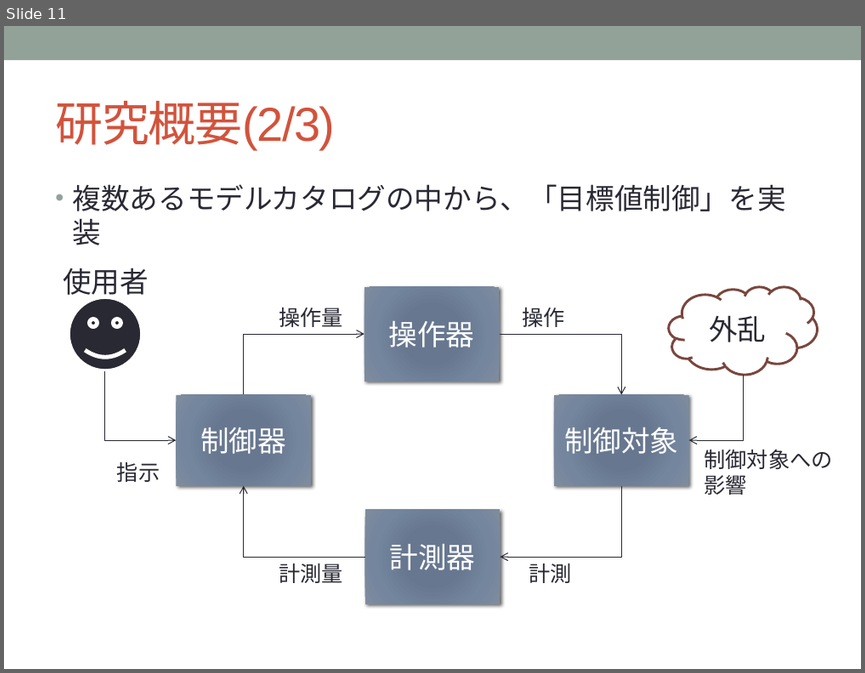
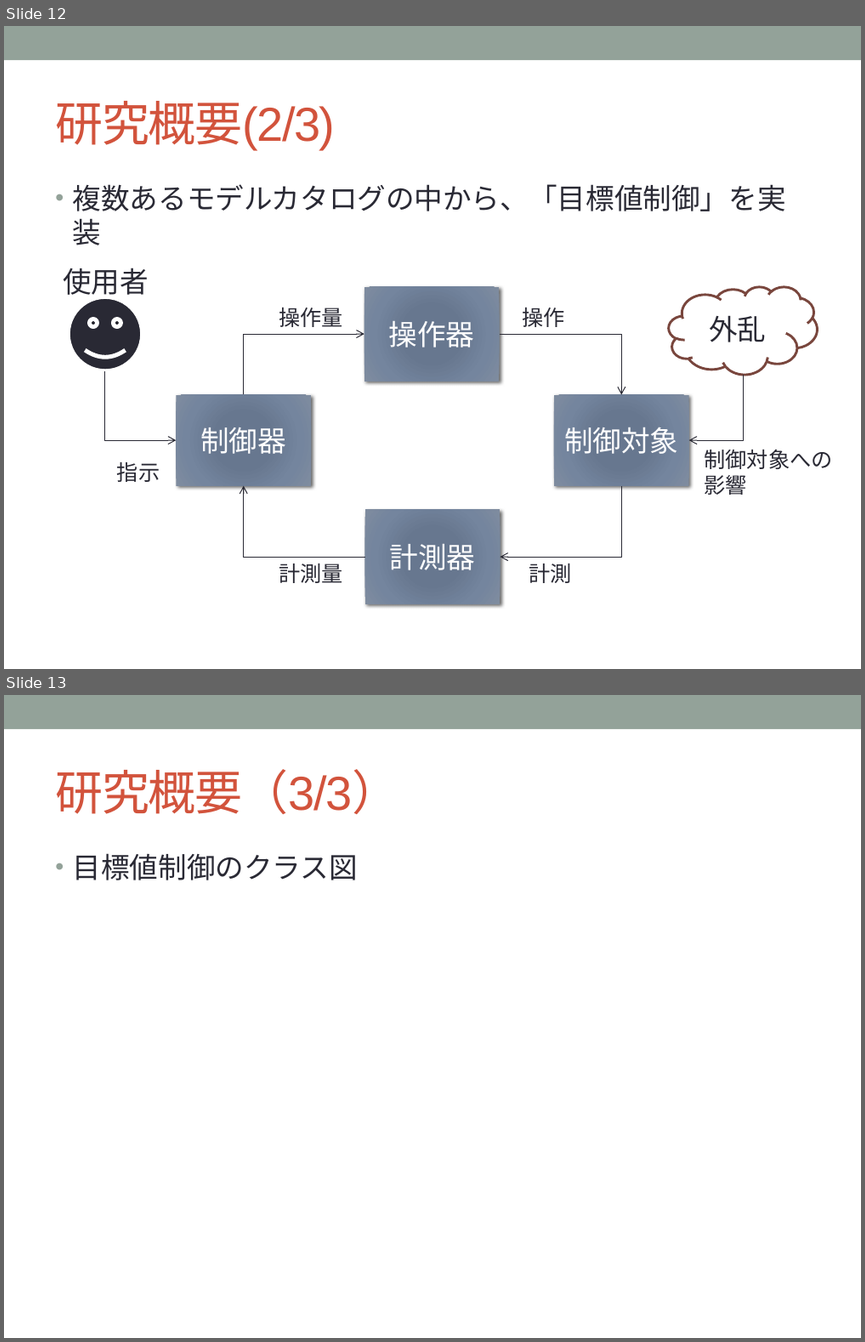
Before and after one commit to YutaNiimura/leJOS-OSEK, a slide deck: 中間発表関連/5I25新村祐太 中間発表スライドver0.5.pptx. Shown one above the other, each under a label of ours: slide 11 before the commit, slides 12 and 13 after it. The pictures are 865x673 and 865x1342 pixels, drawn with LibreOffice and Linux fonts; fonts in the diff are those of the drawing. Boxes give left, top, right and bottom in pixels: in the first picture for what was removed or moved away, otherwise in the second. Text is boxed around its words. In the diff, an @@ line names an element or a change of style, - is before the commit and + after.

```diff
--- a/中間発表関連/5I25新村祐太 中間発表スライドver0.5.pptx
+++ b/中間発表関連/5I25新村祐太 中間発表スライドver0.5.pptx
@@ slide 13 added at <box>4,695,861,1338</box>, background #FFFFFF; not listed: 1 template element that a slide beside it also shows @@
@@ title added at <box>55,769,399,814</box>, 40 pt, text #D2533C @@
+研究概要（3/3）
@@ text added at <box>73,853,358,880</box>, 24 pt, text #292934 @@
+• 目標値制御のクラス図
@@ what was slide 11 is now slide 12 @@
```
Also in this commit, not shown: 10 slides changed, 1 other slide added, 11 other files.
